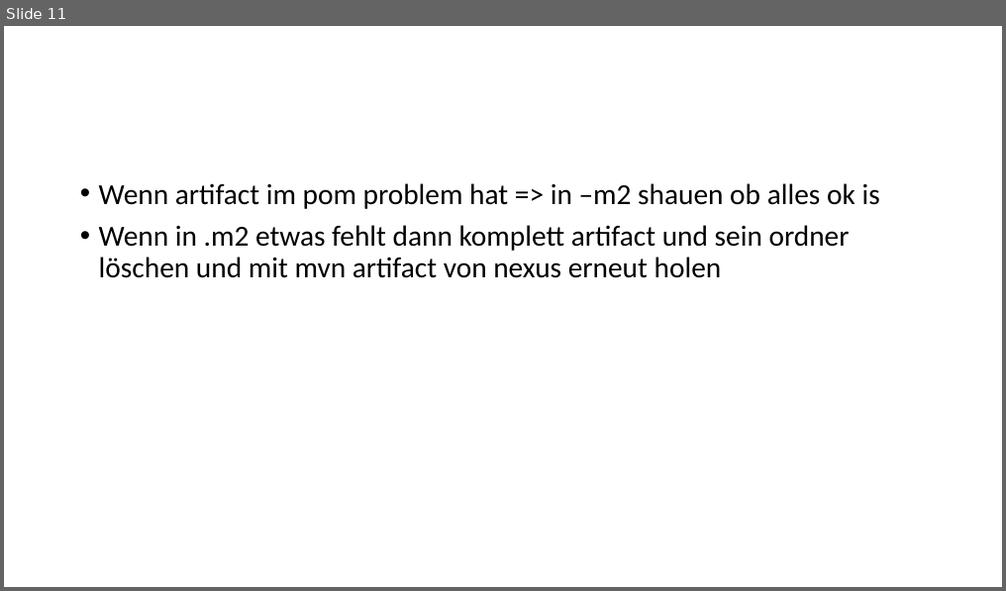
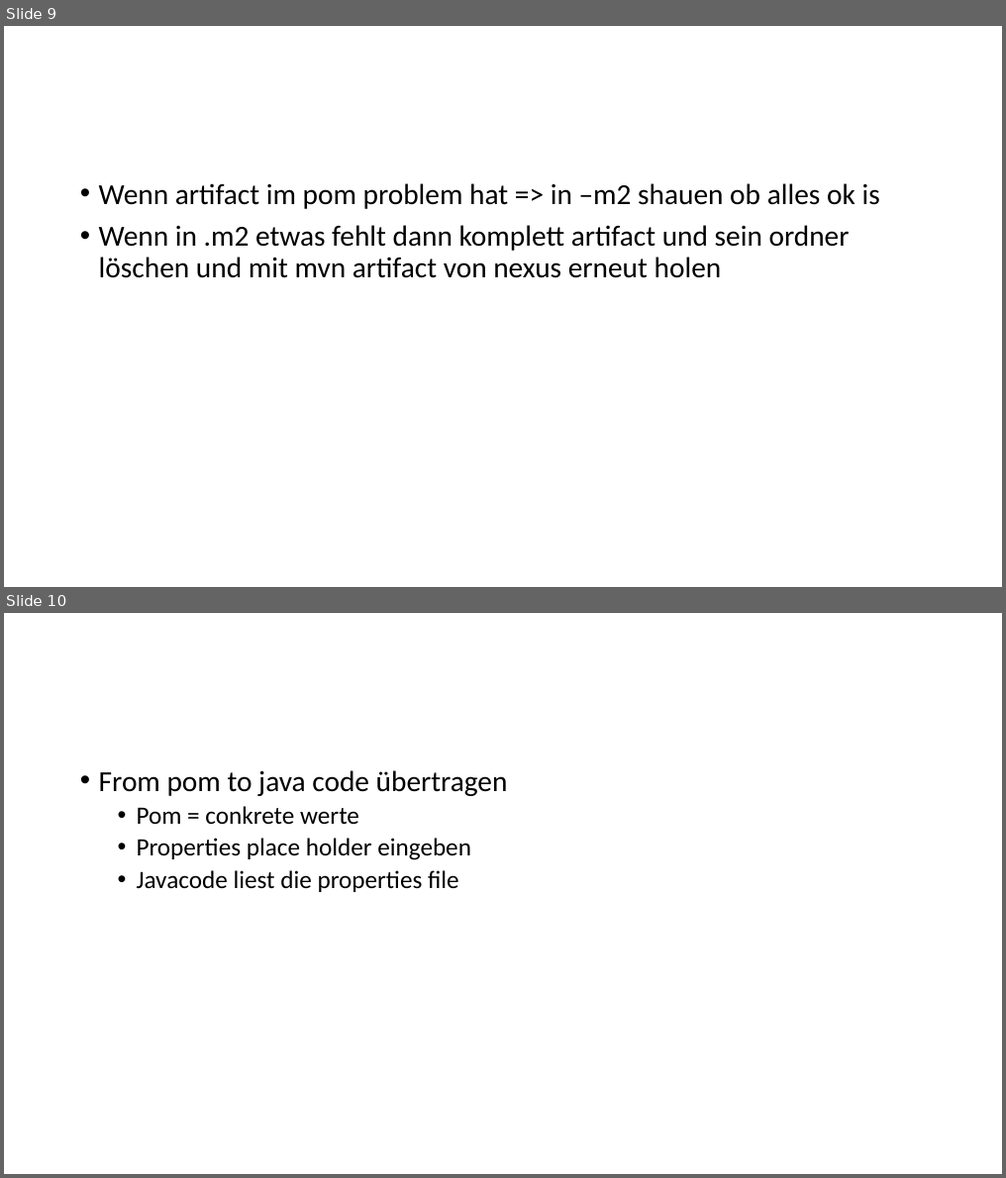
Before and after one commit to cedrica/schulung, a slide deck: MAVEN.pptx. Shown one above the other, each under a label of ours: slide 11 before the commit, slides 9 and 10 after it. The pictures are 1006x591 and 1006x1178 pixels, drawn with LibreOffice and Linux fonts; fonts in the diff are those of the drawing. Boxes give left, top, right and bottom in pixels: in the first picture for what was removed or moved away, otherwise in the second. Text is boxed around its words. In the diff, an @@ line names an element or a change of style, - is before the commit and + after.

Commit message:
profile, properties und file inclusion bzw exclusion

```diff
--- a/MAVEN.pptx
+++ b/MAVEN.pptx
@@ slide 10 added at (4, 613, 1002, 1174), background #FFFFFF @@
@@ text added at (99, 770, 508, 892), 24 pt, text #000000 @@
+• From pom to java code übertragen
+  • Pom = conkrete werte
+  • Properties place holder eingeben
+  • Javacode liest die properties file
@@ what was slide 11 is now slide 9 @@
```
Also in this commit, not shown: 3 slides changed, 4 other slides added, 4 slides removed, 16 other files.
